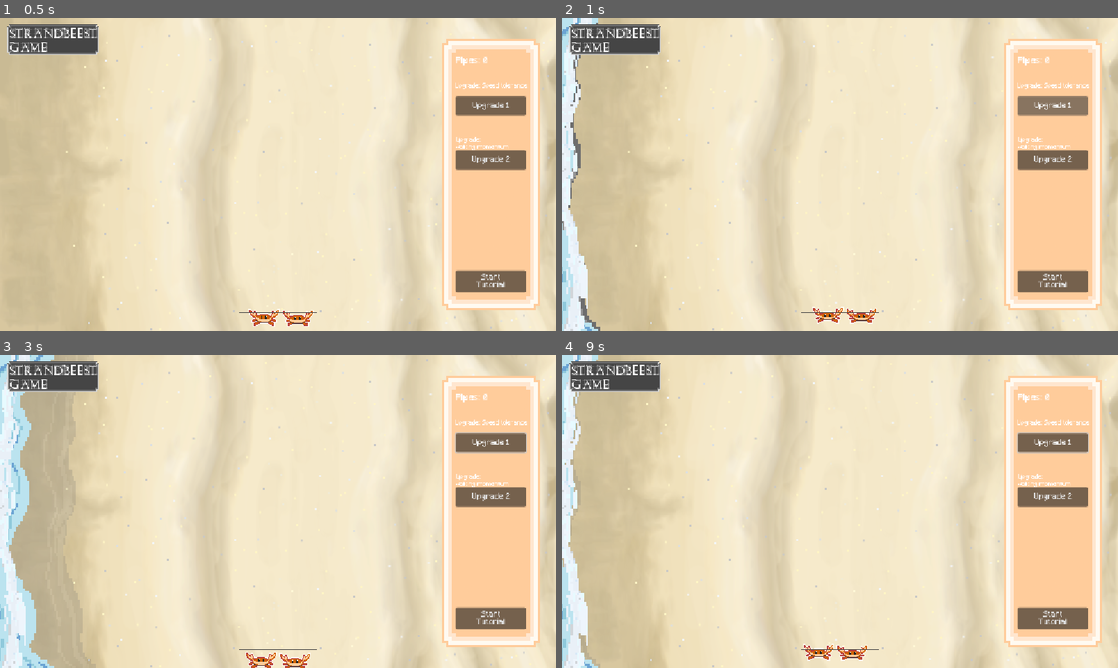
Above: before the commit, frames 1-4 (two rows, left to right).
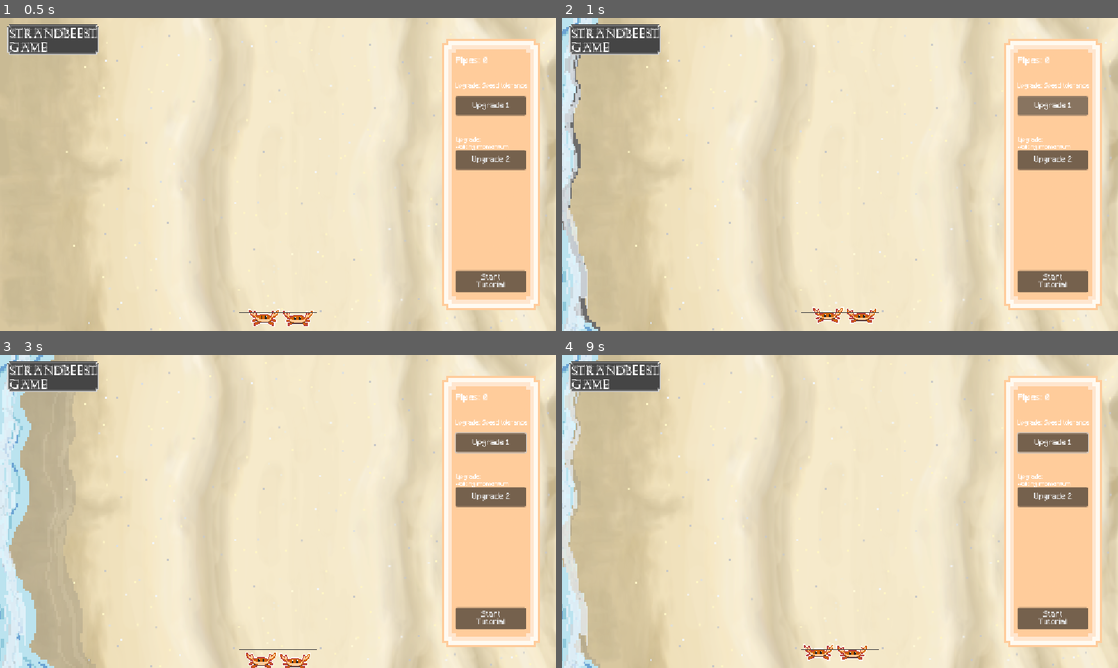
Above: after the commit, the same moments.

Repository: ArifD2286/Strandbeest-Game
Game: Godot game, scene res://Game.tscn
Same seed, same stepped clock (60 frames per second), same inputs: the game is played once before the commit and once after it.
Inputs (mouse positions are in pixels of both pictures, inside the frame that each line leads up to):
- Up to frame 1 (0.5 s): no input
- Up to frame 2 (1 s): click "Upgrade 1" at 0.5 s
- Up to frame 3 (3 s): tap Enter at 1.25 s; move the mouse to (400, 495) at 1.27 s; hold Right 1.28-2 s; tap Space (shooting) at 1.35 s; click (400, 495) at 1.42 s; drag from (166, 527) to (250, 574) at 2.02 s; move the mouse to (333, 442) at 2.77 s; hold Right from 2.78 s (still down); tap Shift at 2.85 s
- Up to frame 4 (9 s): release Right at 3.5 s; drag from (812, 574) to (673, 464) at 3.52 s; move the mouse to (1006, 558) at 4.27 s; hold Left 4.28-5 s; tap one key every 1.5 s from 4.35 s: Alt Space (shooting) Shift Alt; drag from (673, 464) to (756, 433) at 5.02 s; move the mouse to (867, 511) at 5.77 s; hold Down 5.78-6.5 s; click (867, 511) at 5.92 s; drag from (756, 433) to (728, 527) at 6.52 s; move the mouse to (962, 495) at 7.27 s; hold Up 7.28-8 s; drag from (728, 527) to (812, 574) at 8.02 s; move the mouse to (895, 442) at 8.77 s; hold Down from 8.78 s (still down)

Frame 1 is identical in both runs. In frame 2, 1.0% of the frame differs, in the area x 0-5%, y 0-100%; in frame 3, 0.3%; in frame 4, 1.0%.

Commit message:
Update 2.4 (minor changes)
Changes:
- Added fading effect for wave_front.
- Changed wave_bottom's fading duration.

Diff:
--- a/strandbeest-game/wave_bottom.gd
+++ b/strandbeest-game/wave_bottom.gd
@@ -8,7 +8,7 @@
 @export var reach: float = 340.0
 @export var cycle_seconds: float = 8.0
 @export var phase_offset: float = -0.1
-@export var fade_seconds: float = 2.0
+@export var fade_seconds: float = 1.5
 
 var _rest_x: float
 var _omega: float
--- a/strandbeest-game/wave_front.gd
+++ b/strandbeest-game/wave_front.gd
@@ -18,3 +18,4 @@
 func _process(delta: float) -> void:
 	_t += delta
 	position.x = _rest_x + reach * sin(_omega * _t)
+	modulate.a = sin(_omega * _t)
